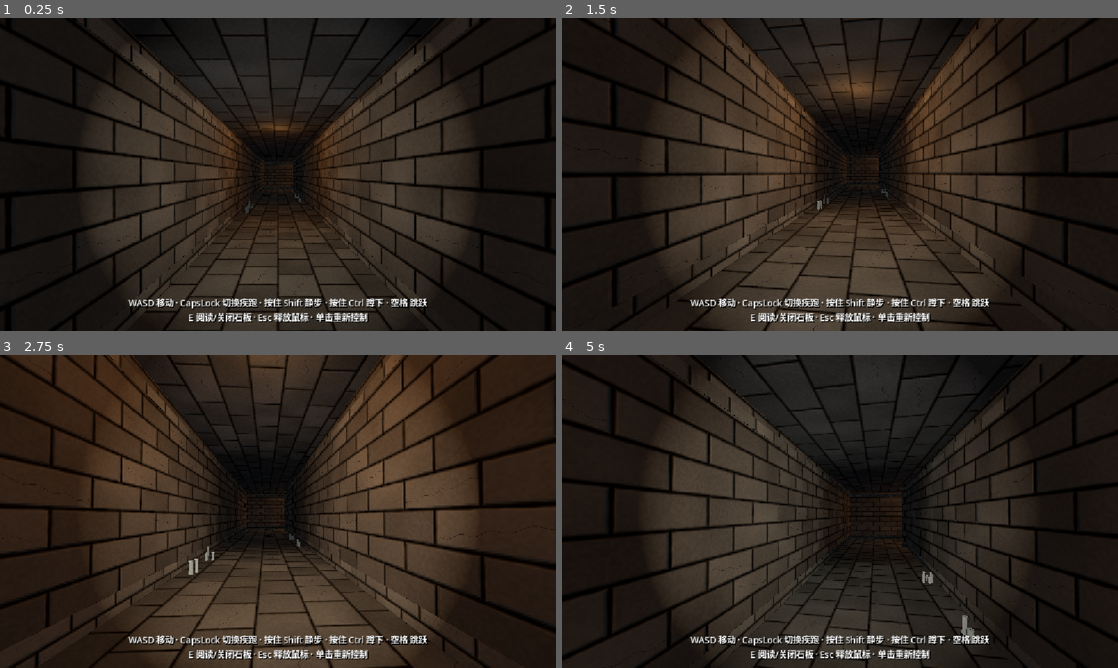
Above: before the commit, frames 1-4 (two rows, left to right).
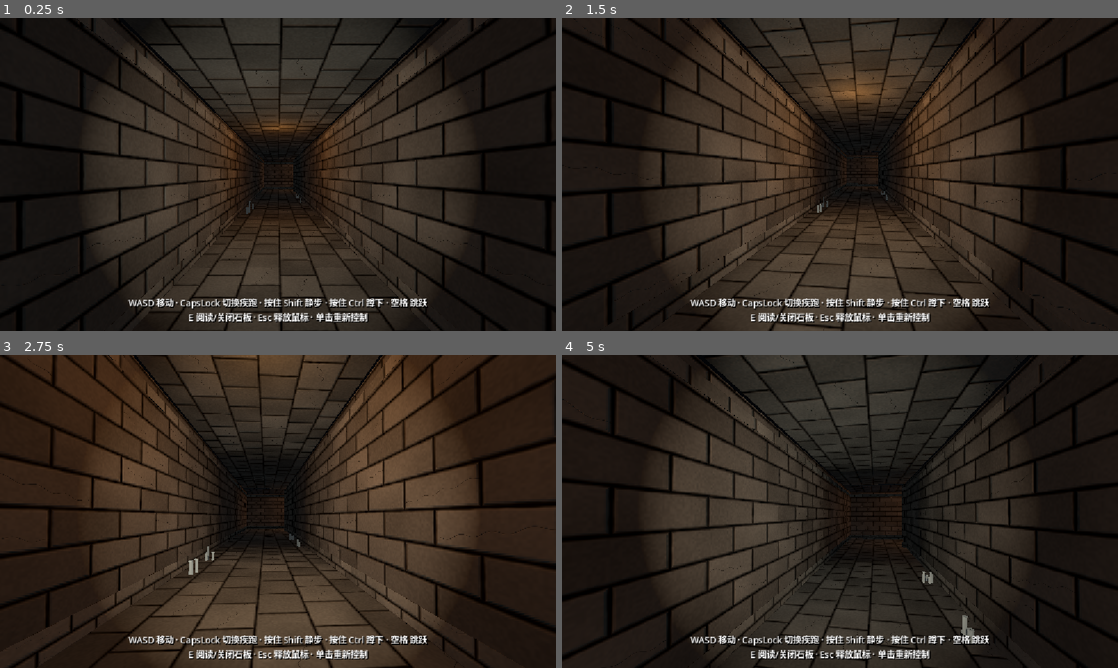
Above: after the commit, the same moments.

Repository: Baron0224/Three-Feet-Under
Game: Godot game, scene res://tomb_corridor.tscn
The game is run twice, just before and just after one commit, with the same random seed, the same clock (stepped at 60 frames per second) and the same inputs.
Inputs (mouse positions are in pixels of both pictures, inside the frame that each line leads up to):
- Up to frame 1 (0.25 s): no input
- Up to frame 2 (1.5 s): tap Enter at 0.5 s; move the mouse to (867, 174) at 0.52 s; press the mouse at (867, 174) at 0.53 s; hold W (move_forward) from 0.53 s (still down); tap Space (jump) at 0.77 s; move the mouse to (812, 174) at 1.27 s; release the mouse at (812, 174) at 1.28 s; tap Ctrl (crouch) at 1.35 s
- Up to frame 3 (2.75 s): keep holding W (move_forward); tap Space (jump) at 1.52 s; move the mouse to (289, 505) at 2.02 s; hold E (interact) from 2.03 s (still down)
- Up to frame 4 (5 s): keep holding W (move_forward); move the mouse to (834, 517) at 2.77 s; release E (interact) at 2.78 s; tap Shift (sneak) at 2.85 s; click (834, 517) at 2.92 s; tap Space (jump) at 3.02, 3.77, 4.52 s; move the mouse to (878, 514) at 3.52 s; press the mouse at (878, 514) at 3.53 s; move the mouse to (795, 508) at 4.27 s; release the mouse at (795, 508) at 4.28 s; tap Ctrl (crouch) at 4.35 s

The runs differ from the first frame. In frame 1, 10% of the frame differs, in the area x 0-100%, y 0-100%; in frame 2, 19%; in frame 3, 2.7%; in frame 4, 2.4%.
Error before the commit: Parse Error: Expected new line after "\". (res://rolling_boulder_trap.gd:457)

Commit message:
fix: remove literal \\n junk at end of rolling_boulder_trap.gd
Parser saw backslash-n text after _respawn_busy = false. Cleaned file to real LF only; no literal escapes, no multi-statement lines.

Diff:
--- a/three-feet-under/rolling_boulder_trap.gd
+++ b/three-feet-under/rolling_boulder_trap.gd
@@ -454,4 +454,4 @@
 		_prompt.visible = true
 		_prompt.text = "Crushed! Sent back."
 	await get_tree().create_timer(respawn_cooldown).timeout
-	_respawn_busy = false\n
+	_respawn_busy = false
